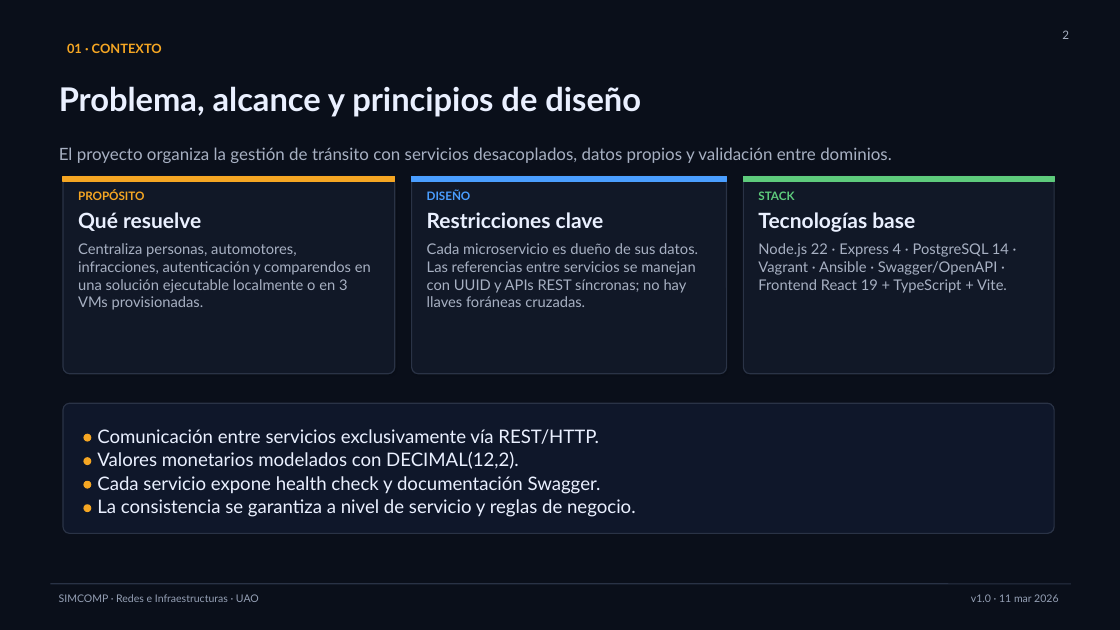
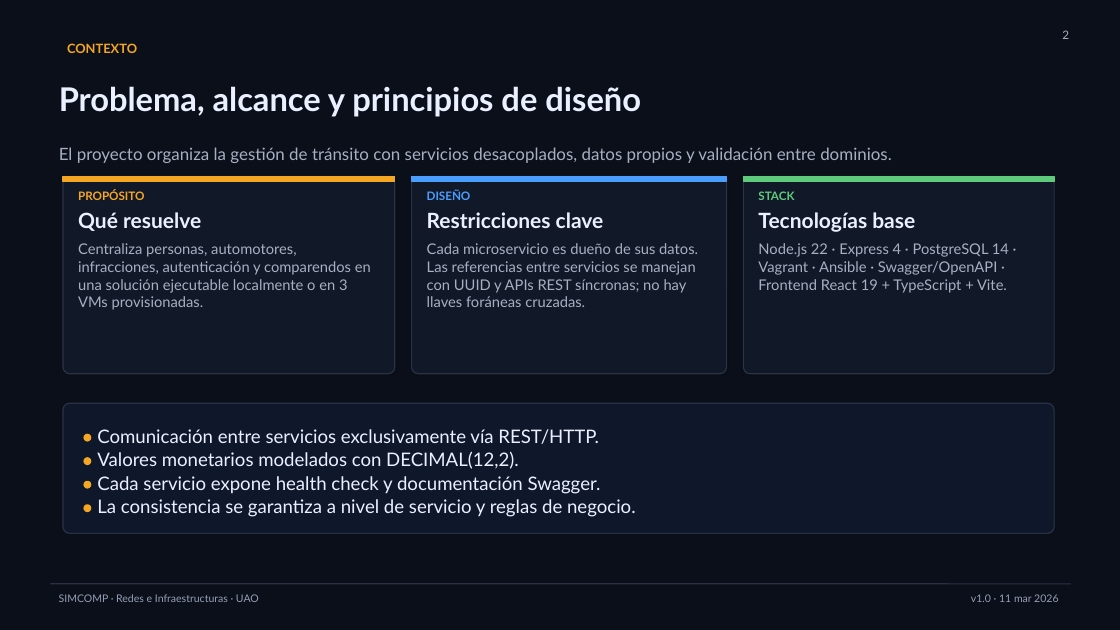
Before and after one commit to driosoft-pro/simcomp, a slide deck: slide 2 of docs/SIMCOMP.pptx. Drawn at 1120x630 pixels with LibreOffice and Linux fonts; fonts in the diff are those of the drawing. Boxes give left, top, right and bottom in pixels: in the first picture for what was removed or moved away, otherwise in the second. Text is boxed around its words. In the diff, an @@ line names an element or a change of style, - is before the commit and + after.

```diff
--- a/docs/SIMCOMP.pptx
+++ b/docs/SIMCOMP.pptx
@@ text at (67, 43, 137, 53): text changed @@
-01 · CONTEXTO
+CONTEXTO
```
Also in this commit, not shown: 9 other slides changed, 15 other files.
